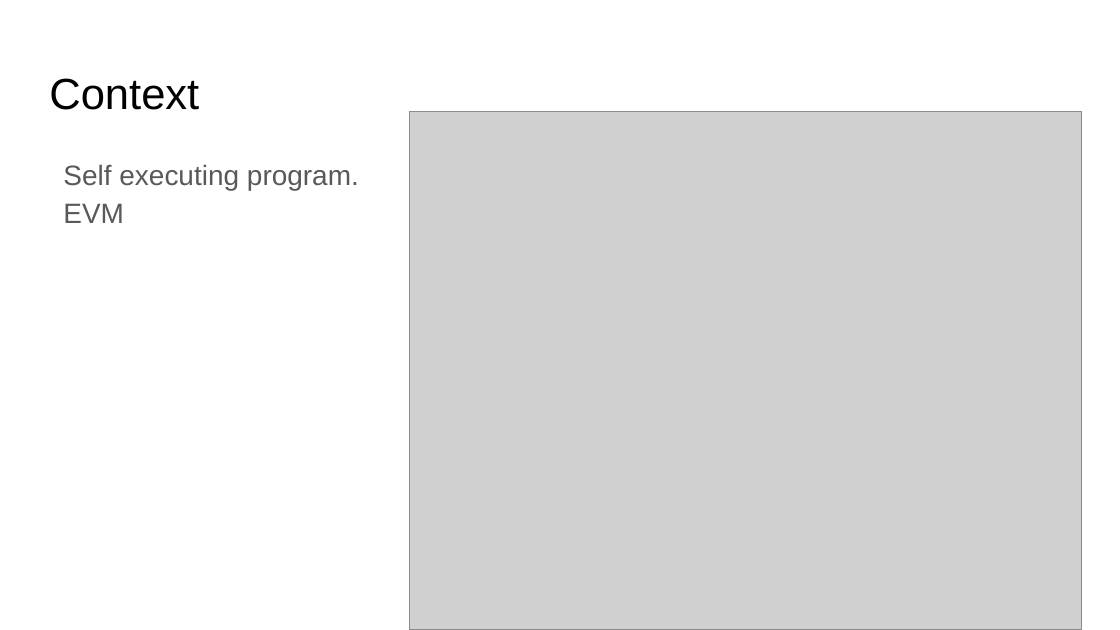
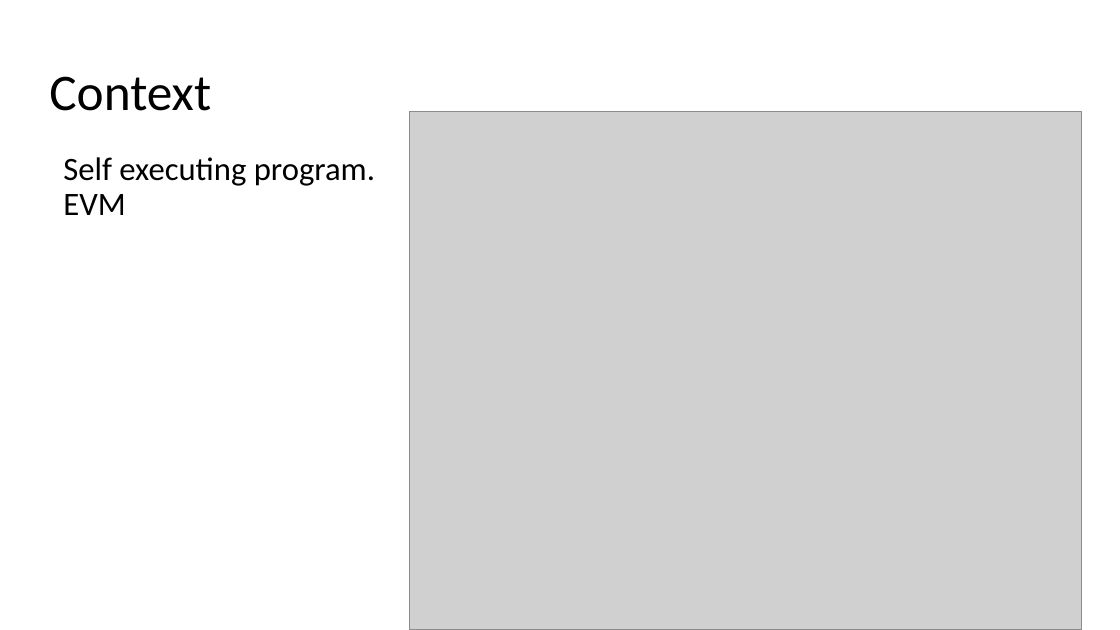
Before and after one commit to CatalinPJ/Licenta2018JoldescuCatalinPetronel, a slide deck: slide 2 of Joldescu Petronel _ prezentare.pptx. Drawn at 1120x630 pixels with LibreOffice and Linux fonts; fonts in the diff are those of the drawing; grey boxes stand for pictures. Boxes give left, top, right and bottom in pixels: in the first picture for what was removed or moved away, otherwise in the second. Text is boxed around its words. In the diff, an @@ line names an element or a change of style, - is before the commit and + after.

```diff
--- a/Joldescu Petronel _ prezentare.pptx
+++ b/Joldescu Petronel _ prezentare.pptx
@@ title "Context" at (x1=49, y1=76, x2=211, y2=111): size 28 to 33 pt, font Arial to Calibri; line spacing 1 to 0.9 @@
@@ text "Self executing program." at (x1=63, y1=157, x2=375, y2=215): size 18 to 21 pt, font Arial to Calibri, text colour #595959 to #000000; line spacing 1.15 to 0.9 @@
```
Also in this commit, not shown: 9 other slides changed, 4 slides added, 32 other files.
